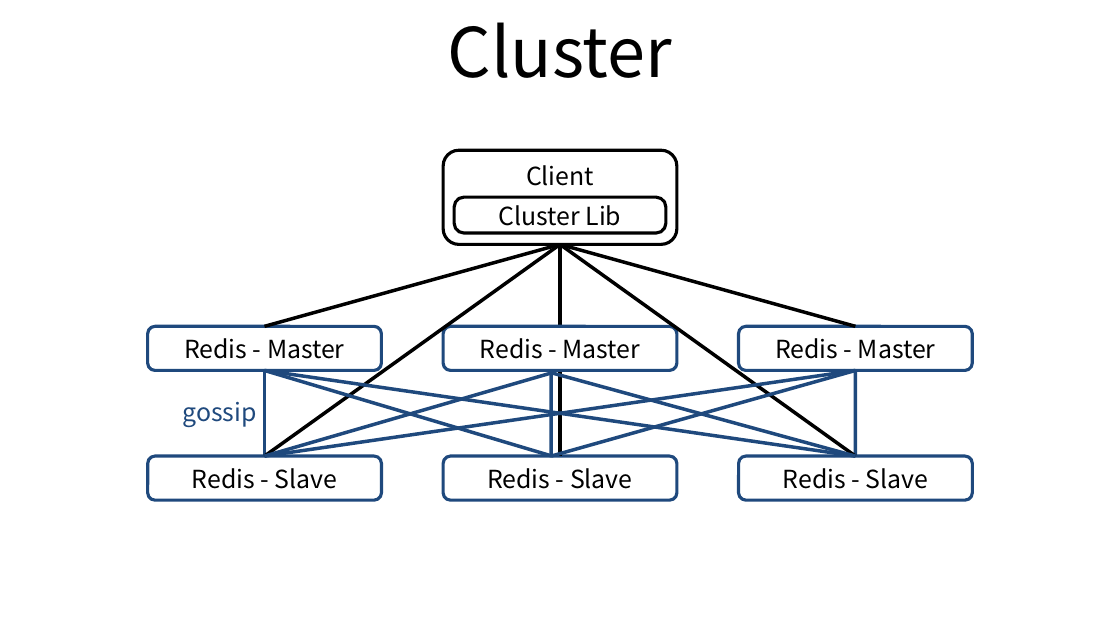
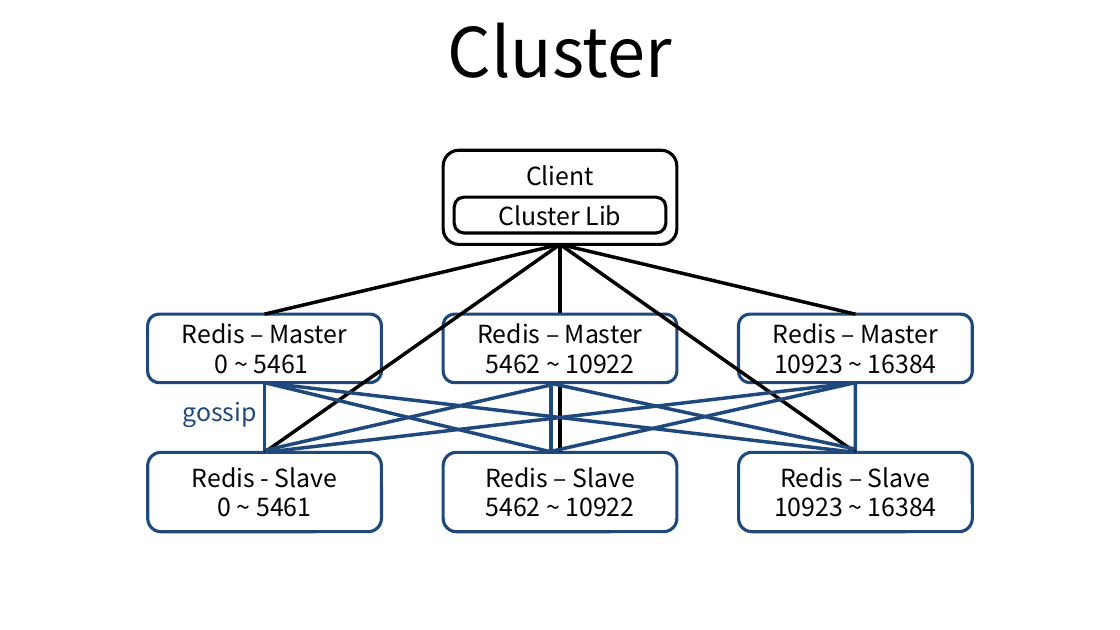
Before and after one commit to ssup2/blog-old, a slide deck: slide 2 of images/theory_analysis/Redis_Master_Slave_Cluster/Redis_Master_Slave_Cluster.pptx. Drawn at 1120x630 pixels with LibreOffice and Linux fonts; fonts in the diff are those of the drawing. Boxes give left, top, right and bottom in pixels: in the first picture for what was removed or moved away, otherwise in the second. Text is boxed around its words. In the diff, an @@ line names an element or a change of style, - is before the commit and + after.

Commit message:
Update Redis

```diff
--- a/images/theory_analysis/Redis_Master_Slave_Cluster/Redis_Master_Slave_Cluster.pptx
+++ b/images/theory_analysis/Redis_Master_Slave_Cluster/Redis_Master_Slave_Cluster.pptx
@@ line moved from (560, 244) - (264, 456) to (560, 244) - (264, 452) @@
@@ line moved from (560, 244) - (264, 326) to (560, 244) - (264, 315) @@
@@ line moved from (560, 244) - (856, 456) to (560, 244) - (856, 452) @@
@@ line moved from (560, 244) - (560, 456) to (560, 244) - (560, 452) @@
@@ line moved from (560, 244) - (856, 326) to (560, 244) - (856, 315) @@
@@ rounded rectangle "Redis – Master": place and size @@
-rounded rectangle "Redis – Master" at (148,326,382,370)
+rounded rectangle "Redis – Master" at (148,315,382,383)
@@ text in rounded rectangle at (182,323,347,374): text changed @@
-Redis - Master
+Redis – Master
+0 ~ 5461
@@ rounded rectangle "Redis – Master": place and size @@
-rounded rectangle "Redis – Master" at (444,326,678,370)
+rounded rectangle "Redis – Master" at (444,315,678,383)
@@ text in rounded rectangle at (477,323,643,374): text changed @@
-Redis - Master
+Redis – Master
+5462 ~ 10922
@@ rounded rectangle "Redis – Master": place and size @@
-rounded rectangle "Redis – Master" at (738,326,972,370)
+rounded rectangle "Redis – Master" at (738,315,972,383)
@@ text in rounded rectangle at (773,323,938,374): text changed @@
-Redis - Master
+Redis – Master
+10923 ~ 16384
@@ line moved from (856, 456) - (264, 371) to (856, 452) - (264, 383) @@
@@ line moved from (264, 456) - (856, 371) to (264, 452) - (856, 383) @@
@@ line moved from (551, 456) - (264, 371) to (551, 451) - (264, 383) @@
@@ line moved from (264, 456) - (264, 371) to (264, 452) - (264, 383) @@
@@ line moved from (264, 456) - (552, 373) to (265, 450) - (553, 384) @@
@@ line moved from (856, 456) - (551, 373) to (853, 449) - (550, 383) @@
@@ line moved from (551, 456) - (856, 371) to (551, 451) - (856, 383) @@
@@ line moved from (856, 456) - (856, 371) to (856, 452) - (856, 383) @@
@@ rounded rectangle "Redis - Slave": place and size @@
-rounded rectangle "Redis - Slave" at (148,456,382,500)
+rounded rectangle "Redis - Slave" at (148,452,382,532)
@@ rounded rectangle "Redis – Slave": place and size @@
-rounded rectangle "Redis – Slave" at (444,456,678,500)
+rounded rectangle "Redis – Slave" at (444,452,678,532)
@@ text in rounded rectangle at (485,467,634,517): text changed @@
-Redis - Slave
+Redis – Slave
+5462 ~ 10922
@@ rounded rectangle "Redis – Slave": place and size @@
-rounded rectangle "Redis – Slave" at (738,456,972,500)
+rounded rectangle "Redis – Slave" at (738,452,972,532)
@@ text in rounded rectangle at (774,467,937,517): text changed @@
-Redis - Slave
+Redis – Slave
+10923 ~ 16384
@@ text in rounded rectangle at (218,497,311,517): paragraph added @@
+0 ~ 5461
```
Also in this commit, not shown: 3 other files.
